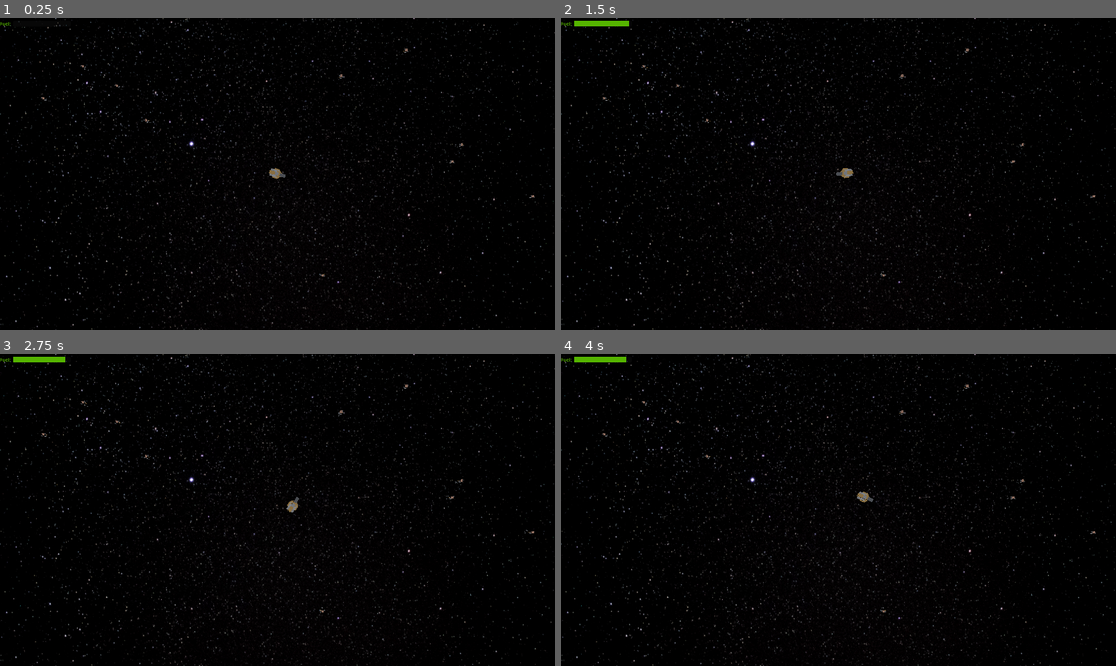
Above: before the commit, frames 1-4 (two rows, left to right).
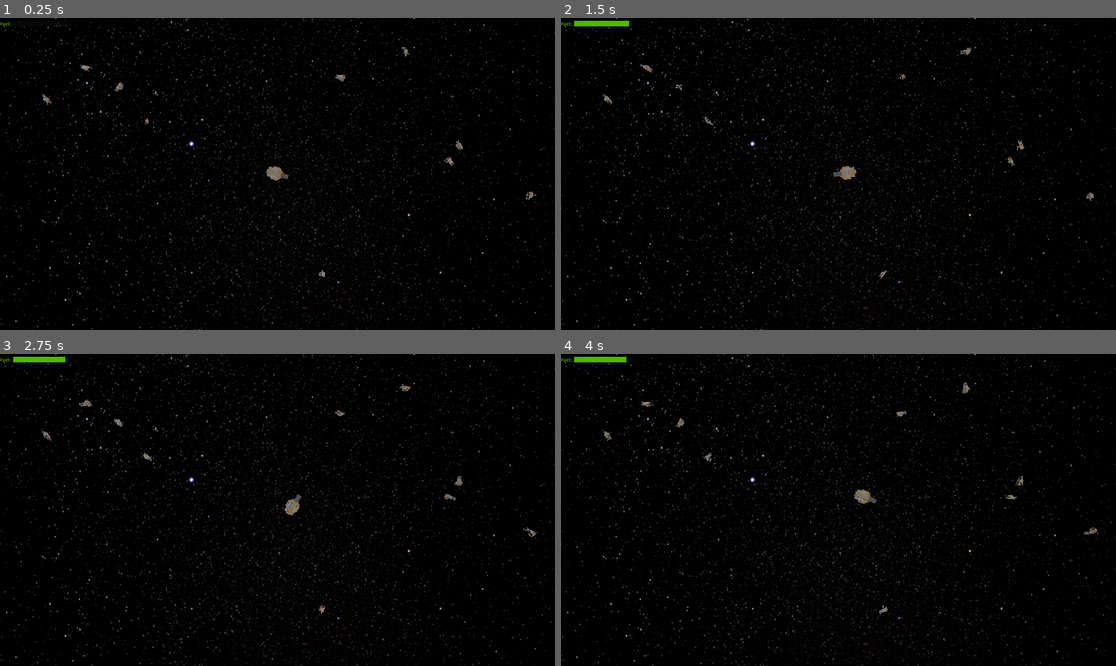
Above: after the commit, the same moments.

Repository: SiJiL82/limited-space
Game: Godot game, scene res://assets/Scenes/world.tscn
The game is run twice, just before and just after one commit, with the same random seed, the same clock (stepped at 60 frames per second) and the same inputs.
Inputs (mouse positions are in pixels of both pictures, inside the frame that each line leads up to):
- Up to frame 1 (0.25 s): no input
- Up to frame 2 (1.5 s): move the mouse to (960, 158) at 0.52 s; hold Space (thruster) 0.53-1.28 s; move the mouse to (727, 189) at 1.27 s
- Up to frame 3 (2.75 s): move the mouse to (333, 441) at 2.02 s; hold Space (thruster) from 2.03 s (still down)
- Up to frame 4 (4 s): move the mouse to (810, 572) at 2.77 s; move the mouse to (1005, 556) at 3.52 s; release Space (thruster) at 3.53 s

The runs differ from the first frame. In frame 1, 0.3% of the frame differs, in the area x 7-97%, y 9-84%; in frame 2, 0.3%; in frame 3, 0.3%; in frame 4, 0.3%.

Commit message:
Increase scale of objects. Rotate astronauts randomly

Diff:
--- a/assets/Scenes/astronaut_floating.tscn
+++ b/assets/Scenes/astronaut_floating.tscn
@@ -1,6 +1,7 @@
-[gd_scene load_steps=5 format=3 uid="uid://dhceg8hiqpuwa"]
+[gd_scene load_steps=6 format=3 uid="uid://dhceg8hiqpuwa"]
 
 [ext_resource type="PackedScene" uid="uid://chyr1drd8ox03" path="res://assets/meshes/astronautA.glb" id="1_71chj"]
+[ext_resource type="Script" path="res://scripts/Astronaut.gd" id="1_o81us"]
 
 [sub_resource type="Animation" id="Animation_ijycn"]
 length = 0.001
@@ -137,7 +138,8 @@
 }
 
 [node name="astronautFloating" type="Node3D"]
-transform = Transform3D(6, 0, 0, 0, 6, 0, 0, 0, 6, 0, 0, 0)
+transform = Transform3D(8, 0, 0, 0, 8, 0, 0, 0, 8, 0, 0, 0)
+script = ExtResource("1_o81us")
 
 [node name="astronautA" parent="." instance=ExtResource("1_71chj")]
 transform = Transform3D(1, 8.88177e-16, 2.98023e-08, 0, 1, -2.98023e-08, -2.98023e-08, 2.98023e-08, 1, 0, 0, 0)
--- a/assets/Scenes/world.tscn
+++ b/assets/Scenes/world.tscn
@@ -66,7 +66,7 @@
 camera = NodePath("../Camera3D")
 
 [node name="craft_racer" parent="Player" instance=ExtResource("5_o38gu")]
-transform = Transform3D(6, 0, 0, 0, 6, 0, 0, 0, 6, 0, 0, 0)
+transform = Transform3D(8, 0, 0, 0, 8, 0, 0, 0, 8, 0, 0, 0)
 shape = SubResource("BoxShape3D_nx7s0")
 
 [node name="Engines" type="Node3D" parent="Player/craft_racer" node_paths=PackedStringArray("timer", "player")]
--- /dev/null
+++ b/scripts/Astronaut.gd
@@ -0,0 +1,19 @@
+extends Node3D
+
+@export var min_rotate_speed: float = 0.001
+@export var max_rotate_speed: float = 0.03
+
+var rotate_direction = Vector3(randf_range(0, 1), randf_range(0, 1), randf_range(0, 1)).normalized()
+var rotate_speed = randf_range(min_rotate_speed, max_rotate_speed)
+
+# Called when the node enters the scene tree for the first time.
+func _ready():
+	var x = randf_range(0, TAU)
+	var y = randf_range(0, TAU)
+	var z = randf_range(0, TAU)
+	rotation = Vector3(x, y, z)
+
+
+
+func _process(delta):
+	rotate_object_local(rotate_direction, rotate_speed)
